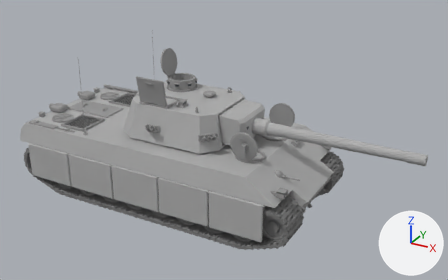
One commit to the glTF model batches/01_kaisersturm_bastion/out/KS_B_stage2_hatches_open.glb: the scene before it, then after it.
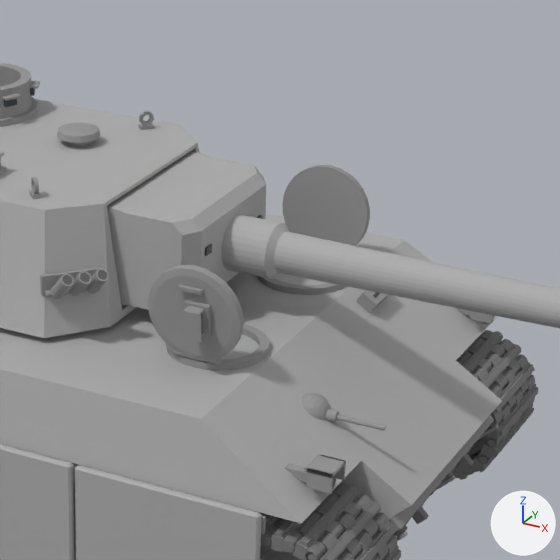
Each version is shown whole from a 50 mm camera at (8.58, -13.14, 8.41) aimed at (1.32, 0.05, 1.81), then close up on the part from 42% to 78% of the width and 20% to 78% of the height. Lighting does not change. The marker at lower right points along +X, +Y and +Z. The older version's two pictures come first. Where no turn or scale is listed for an object, it has been applied to the vertices.

Names of what the first close-up shows: 'KS_B_Barrel', 'KS_B_Cupola', 'KS_B_HatchLid_driver', 'KS_B_HatchLid_radio_op', 'KS_B_HatchRim_radio_op', 'KS_B_Hull', 'KS_B_Mantlet', 'KS_B_Skirt_R4', 'KS_B_Skirt_R5', 'KS_B_TrackLink_R_044', 'KS_B_TrackLink_R_045', 'KS_B_Turret' and 29 more.
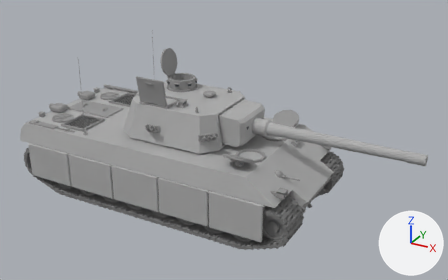
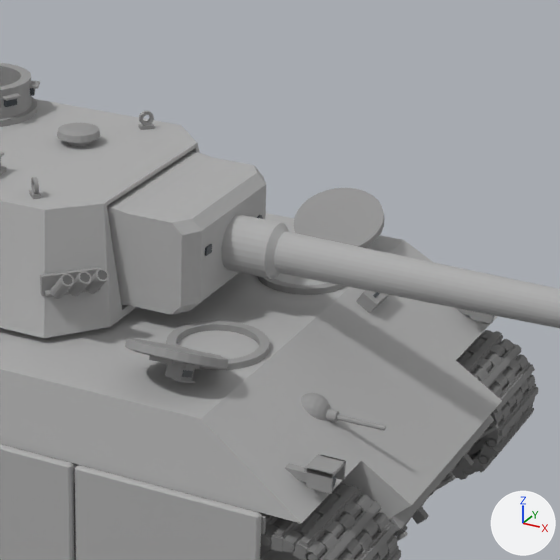
ob_ks_b_hatchhinge_driver is not drawn itself; it is the parent of ob_ks_b_hatchlid_driver.
ob_ks_b_hatchhinge_radio_op is not drawn itself; it is the parent of ob_ks_b_hatchlid_radio_op.

Where the change shows, as pixel boxes (x1, y1, x2, y2) in the close-ups (560 x 560 px):
'KS_B_HatchLid_radio_op', turned: before (148, 265, 244, 365); after (125, 338, 229, 383)
'KS_B_HatchLid_driver', turned: before (282, 165, 370, 246); after (294, 187, 385, 248)

The change, as a diff of the scene's bpy script:
```diff
--- a/batches/01_kaisersturm_bastion/out/KS_B_stage2_hatches_open.glb.py
+++ b/batches/01_kaisersturm_bastion/out/KS_B_stage2_hatches_open.glb.py
@@ ob_ks_b_hatchhinge_driver @@
 ob_ks_b_hatchhinge_driver.location = (2.5, 1.085, 2.003)
-ob_ks_b_hatchhinge_driver.rotation_euler = (0.0, -1.658, -1.571)  # degrees (0, -95, -90)
+ob_ks_b_hatchhinge_driver.rotation_euler = (0.0, -2.705, -1.571)  # degrees (0, -155, -90)
@@ ob_ks_b_hatchhinge_radio_op @@
 ob_ks_b_hatchhinge_radio_op.location = (2.5, -1.085, 2.003)
-ob_ks_b_hatchhinge_radio_op.rotation_euler = (0.0, -1.658, 1.571)  # degrees (0, -95, 90)
+ob_ks_b_hatchhinge_radio_op.rotation_euler = (0.0, -2.705, 1.571)  # degrees (0, -155, 90)
```
